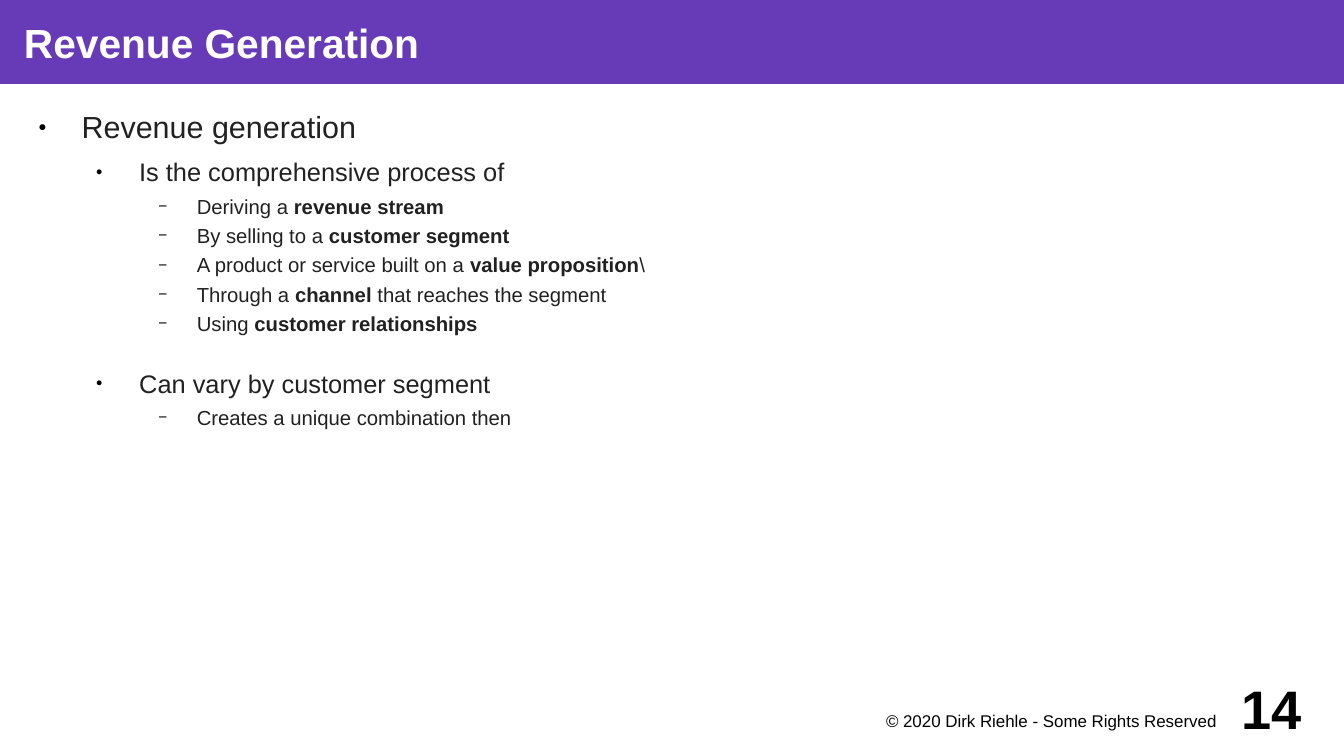
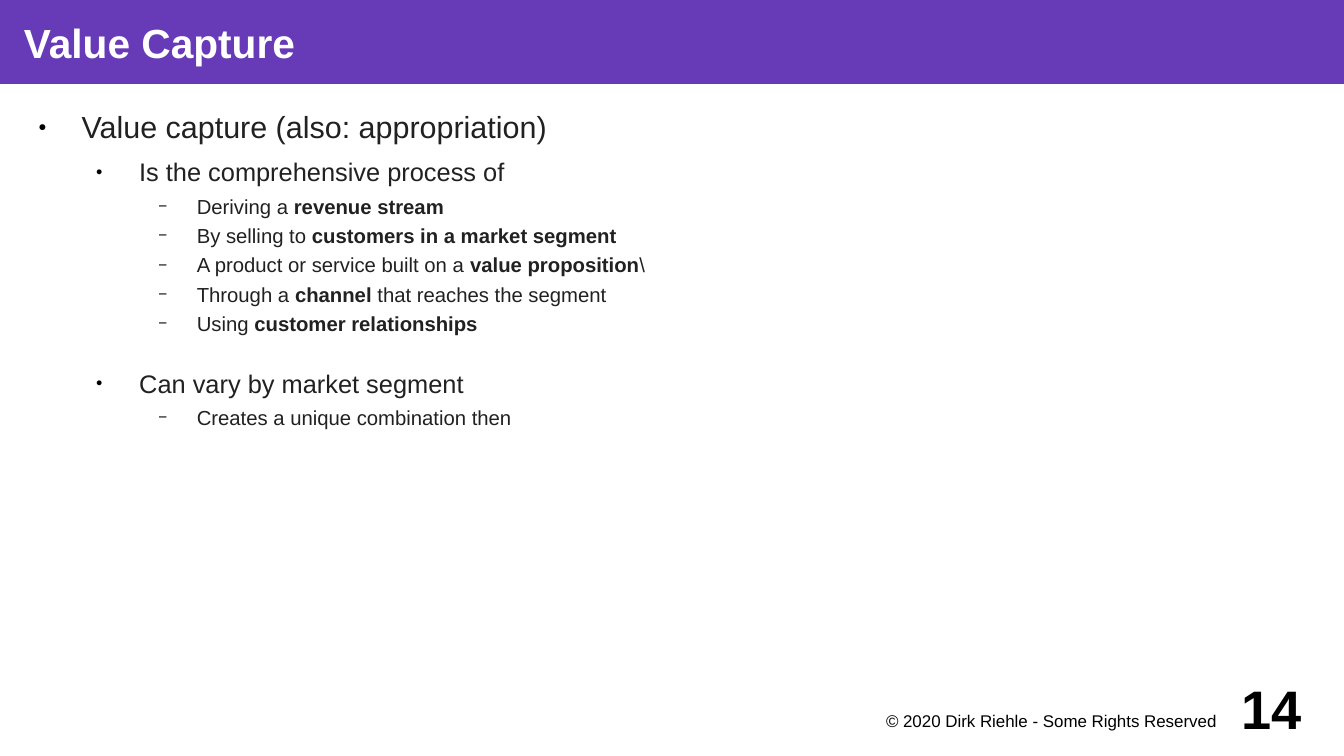
Before and after one commit to dirkriehle/coss-course, a slide deck: slide 14 of Lecture slides/COSS B04 - Business Models.odp. Drawn at 1344x756 pixels with LibreOffice and Linux fonts; fonts in the diff are those of the drawing. Boxes give left, top, right and bottom in pixels: in the first picture for what was removed or moved away, otherwise in the second. Text is boxed around its words. In the diff, an @@ line names an element or a change of style, - is before the commit and + after.

```diff
--- a/Lecture slides/COSS B04 - Business Models.odp
+++ b/Lecture slides/COSS B04 - Business Models.odp
@@ title at (x1=24, y1=28, x2=295, y2=65): text changed @@
-Revenue Generation
+Value Capture
@@ text at (x1=82, y1=116, x2=547, y2=144): text changed @@
-● Revenue generation
+● Value capture (also: appropriation)
@@ text at (x1=197, y1=228, x2=616, y2=248): text changed @@
-    − By selling to a customer segment
+    − By selling to customers in a market segment
@@ text at (x1=139, y1=374, x2=463, y2=398): text changed @@
-  ● Can vary by customer segment
+  ● Can vary by market segment
```
Also in this commit, not shown: 16 other slides changed, 28 other files.
